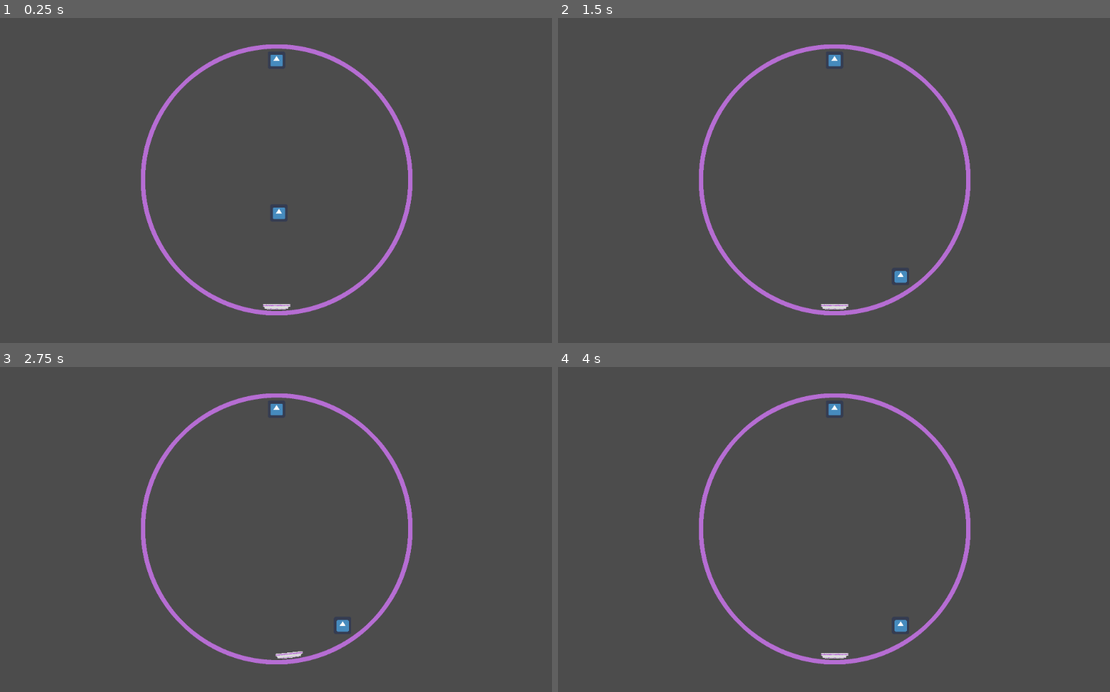
Above: before the commit, frames 1-4 (two rows, left to right).
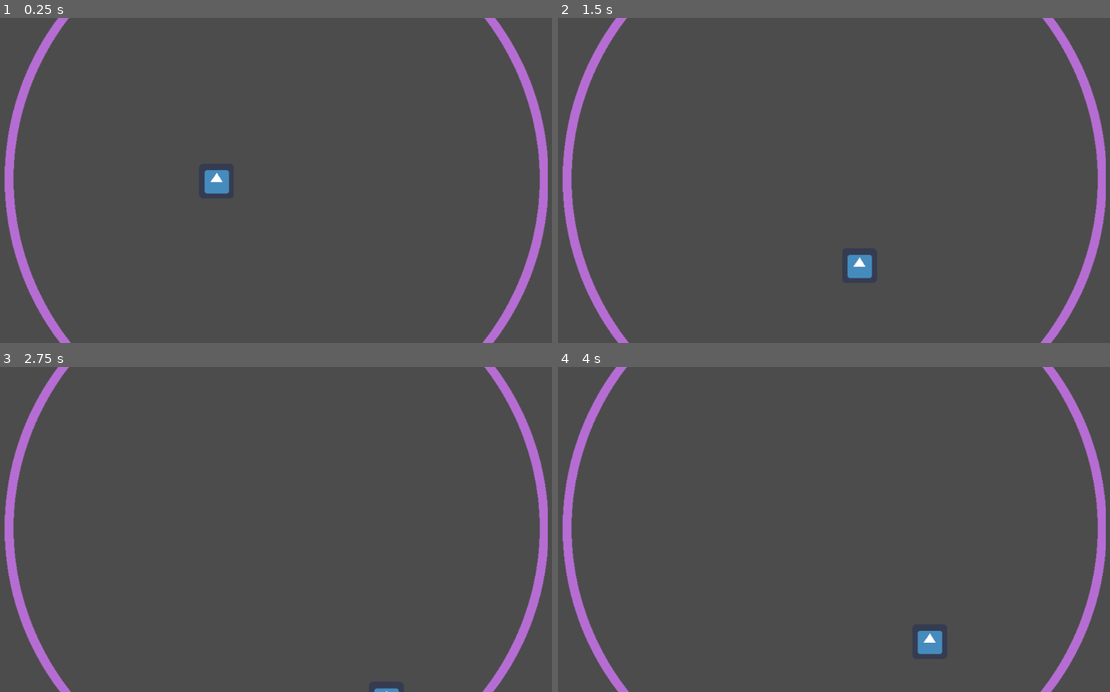
Above: after the commit, the same moments.

Repository: tannercantlay/Star-Pong
Game: Godot game, scene res://Scenes/OuterCollider.tscn
The game is run twice, just before and just after one commit, with the same random seed, the same clock (stepped at 60 frames per second) and the same inputs. The engine's default icon, where the game draws it, is replaced by a stand-in: a white triangle on a blue panel in a dark square.
Inputs:
- Up to frame 1 (0.25 s): no input
- Up to frame 2 (1.5 s): tap Enter at 0.5 s; hold D 0.53-1.28 s; hold A from 1.28 s (still down)
- Up to frame 3 (2.75 s): release A at 2.03 s; hold D from 2.03 s (still down)
- Up to frame 4 (4 s): release D at 3.53 s; hold A from 3.53 s (still down)

The runs differ from the first frame. In frame 1, 6.6% of the frame differs, in the area x 0-100%, y 0-100%; in frame 2, 6.6%; in frame 3, 6.3%; in frame 4, 6.6%.

Commit message:
edited some scaling

Diff:
--- a/Pong/Scenes/OuterCollider.tscn
+++ b/Pong/Scenes/OuterCollider.tscn
@@ -12,12 +12,13 @@
 [sub_resource type="CanvasItemMaterial" id=2]
 
 [sub_resource type="RectangleShape2D" id=3]
-extents = Vector2( 35.3214, 14.5625 )
+extents = Vector2( 50.0512, 10.2198 )
 
 [sub_resource type="CircleShape2D" id=4]
 radius = 53.5937
 
 [node name="Node2D" type="Node2D"]
+scale = Vector2( 2, 2 )
 
 [node name="CenterPoint" type="Position2D" parent="."]
 
@@ -39,11 +40,11 @@
 
 [node name="CollisionShape2D" type="CollisionShape2D" parent="Paddle1"]
 material = SubResource( 2 )
-position = Vector2( 0, 460.97 )
+position = Vector2( 0, 474.35 )
 shape = SubResource( 3 )
 
 [node name="Sprite" type="Sprite" parent="Paddle1/CollisionShape2D"]
-position = Vector2( -0.203922, 8.51324 )
+position = Vector2( -0.0102117, -0.203771 )
 texture = ExtResource( 6 )
 
 [node name="Paddle2" type="KinematicBody2D" parent="."]
@@ -51,14 +52,15 @@
 
 [node name="CollisionShape2D" type="CollisionShape2D" parent="Paddle2"]
 material = SubResource( 2 )
-position = Vector2( 0, -460.97 )
+position = Vector2( 0, -474.35 )
 shape = SubResource( 3 )
 
 [node name="Sprite" type="Sprite" parent="Paddle2/CollisionShape2D"]
-position = Vector2( -0.203922, 19.5629 )
-texture = ExtResource( 3 )
+position = Vector2( 0, 0.327 )
+rotation = 3.14159
+texture = ExtResource( 6 )
 
-[node name="Camera2D" type="Camera2D" parent="."]
+[node name="Camera2D    " type="Camera2D" parent="."]
 position = Vector2( 0.583742, 2.97754 )
 current = true
 zoom = Vector2( 2, 2 )
--- a/Pong/ball.gd
+++ b/Pong/ball.gd
@@ -4,16 +4,16 @@
 # Declare member variables here. Examples:
 # var a = 2
 # var b = "text"
-var velocity
+var velocity = Vector2(250,250)
 
 # Called when the node enters the scene tree for the first time.
 func _ready():
-	velocity = Vector2(10,10)
+
 
 	pass # Replace with function body.
 
-
 # Called every frame. 'delta' is the elapsed time since the previous frame.
 func _process(delta):
-	move_and_collide(velocity)
-	pass
+	var collision_info = move_and_collide(velocity * delta)
+	if collision_info:
+		velocity = velocity.bounce(collision_info.normal)
